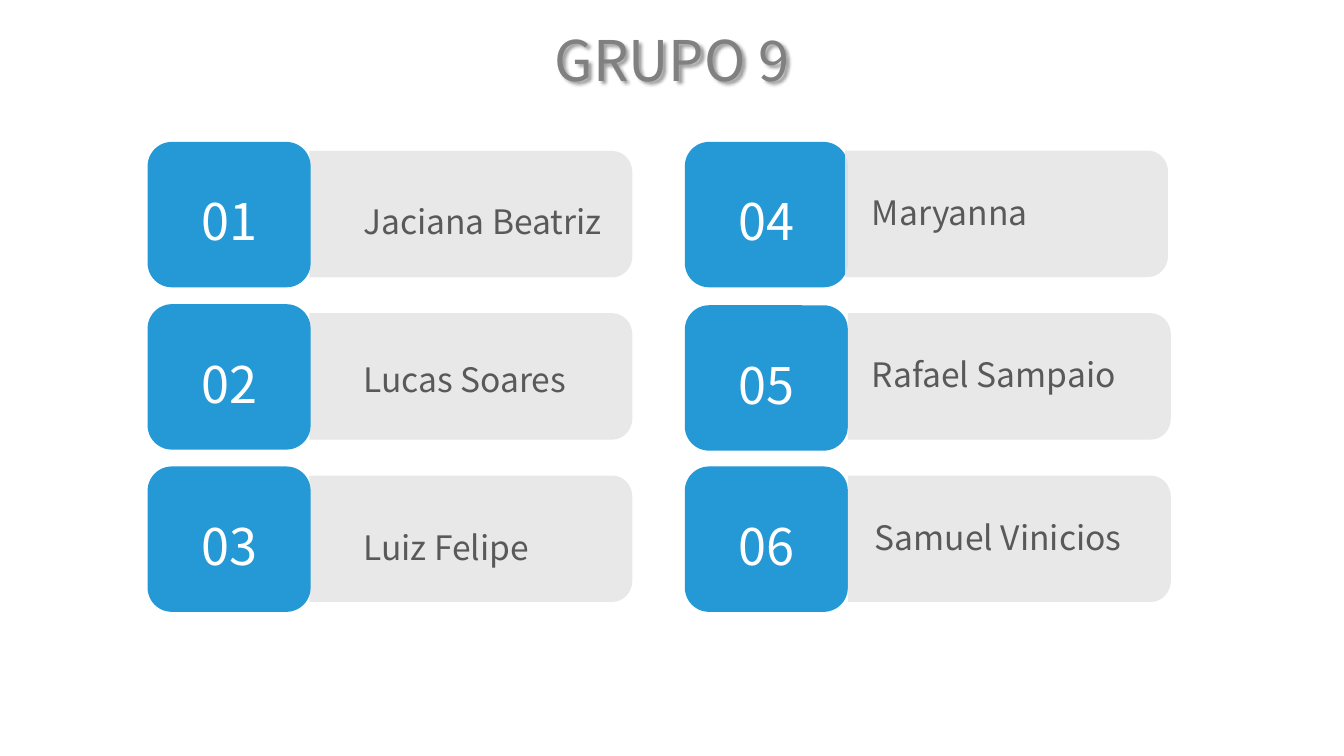
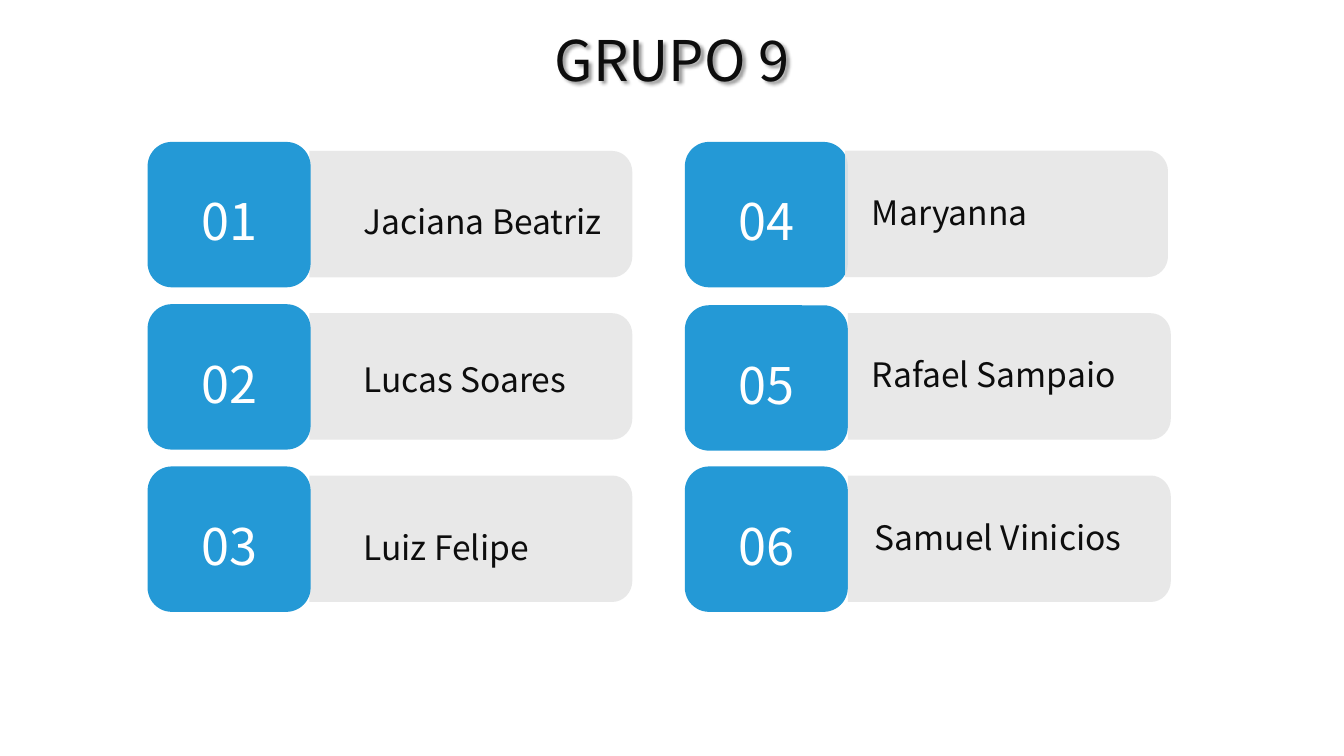
Before and after one commit to 2ADSC-Grupo9-HSO/Documentacao, a slide deck: slide 2 of Apresentações PPT/HSO-Sprint3.pptx. Drawn at 1344x756 pixels with LibreOffice and Linux fonts; fonts in the diff are those of the drawing. Boxes give left, top, right and bottom in pixels: in the first picture for what was removed or moved away, otherwise in the second. Text is boxed around its words. In the diff, an @@ line names an element or a change of style, - is before the commit and + after.

```diff
--- a/Apresentações PPT/HSO-Sprint3.pptx
+++ b/Apresentações PPT/HSO-Sprint3.pptx
@@ text "GRUPO 9" at (555, 39, 789, 85): text colour #808080 to #0D0D0D @@
@@ text colour #595959 to #0D0D0D in 6 elements at (363, 208, 601, 235), (363, 367, 566, 393), (363, 533, 529, 568), (872, 200, 1028, 233), (872, 360, 1116, 395), (875, 523, 1122, 551) @@
```
Also in this commit, not shown: 7 other slides changed, 7 slides added, 17 slides removed.
